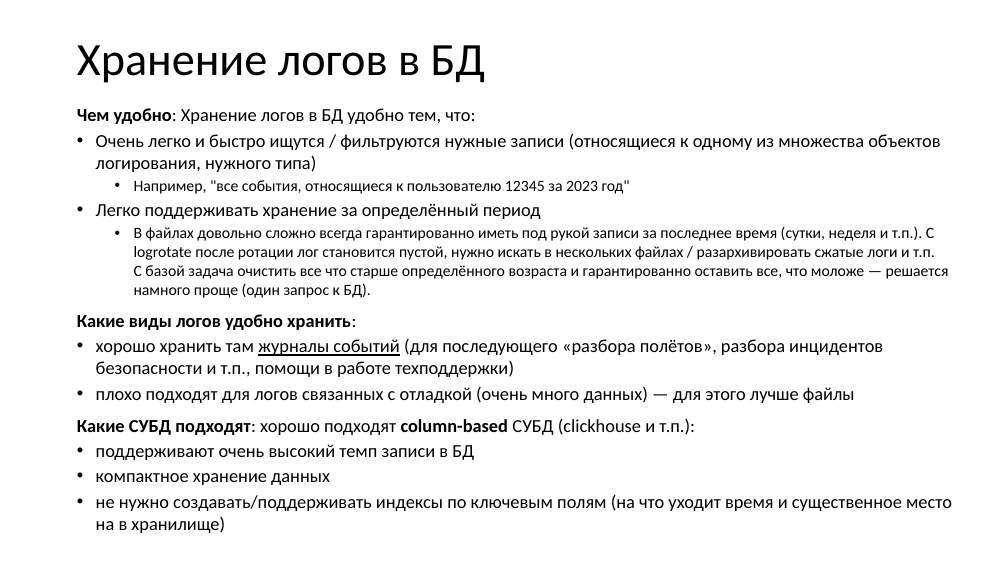
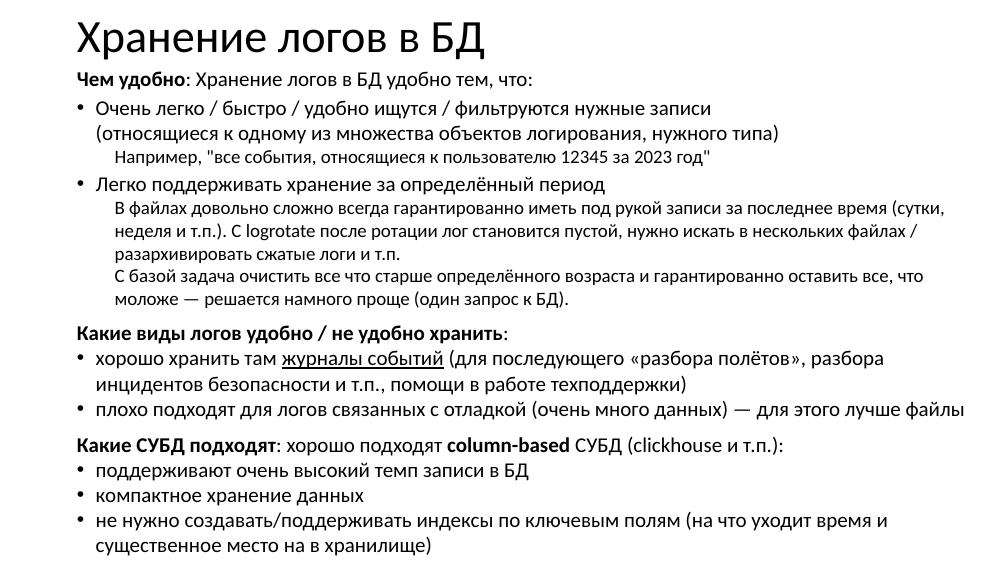
Before and after one commit to xtrueman/prog_instruments, a slide deck: slide 51 of presentations/Logging.pptx (slide 42 before the commit). Drawn at 1008x567 pixels with LibreOffice and Linux fonts; fonts in the diff are those of the drawing. Boxes give left, top, right and bottom in pixels: in the first picture for what was removed or moved away, otherwise in the second. Text is boxed around its words. In the diff, an @@ line names an element or a change of style, - is before the commit and + after.

```diff
--- a/presentations/Logging.pptx
+++ b/presentations/Logging.pptx
@@ title "Хранение логов в БД": place and size @@
-title "Хранение логов в БД" at [77,45,486,83]
+title "Хранение логов в БД" at [77,22,486,60]
@@ text "Чем удобно: Хранение логов в ...": place and size @@
-text "Чем удобно: Хранение логов в ..." at [77,108,952,533]
+text "Чем удобно: Хранение логов в ..." at [77,71,965,556]
@@ text at [77,71,965,556]: size 17.5 to 20 pt in "Чем удобно: Хранение логов в БД удобно ...", "Легко поддерживать хранение за определённый период", "хорошо хранить там журналы событий (для последующего ...", "плохо подходят для логов связанных с отладкой ..." and 4 more places; size 15 to 18 pt in "Например, "все события, относящиеся к пользователю 12345 ...", "В файлах довольно сложно всегда гарантированно иметь ..."; bullet • to none; less space between paragraphs @@
@@ text at [96,100,779,144]: text changed; size 17.5 to 20 pt @@
-• Очень легко и быстро ищутся / фильтруются нужные записи (относящиеся к одному из множества объектов логирования, нужного типа)
+• Очень легко / быстро / удобно ищутся / фильтруются нужные записи
+  (относящиеся к одному из множества объектов логирования, нужного типа)
@@ text at [77,325,509,344]: text changed; size 17.5 to 20 pt @@
-Какие виды логов удобно хранить:
+Какие виды логов удобно / не удобно хранить:
```
Also in this commit, not shown: 20 other slides changed, 11 slides added, 1 other file.
